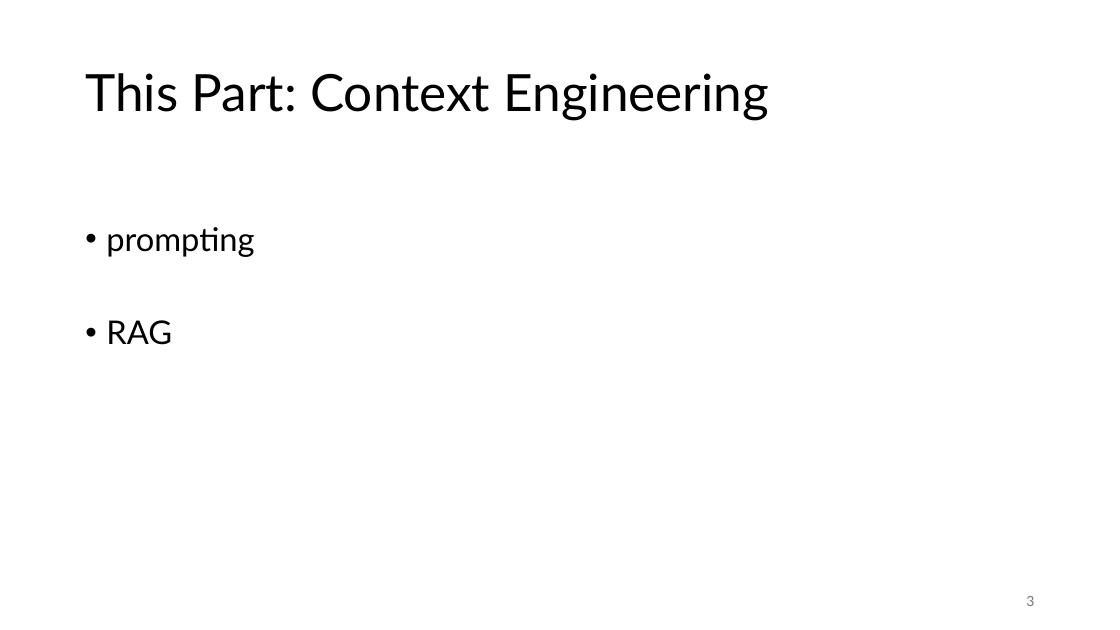
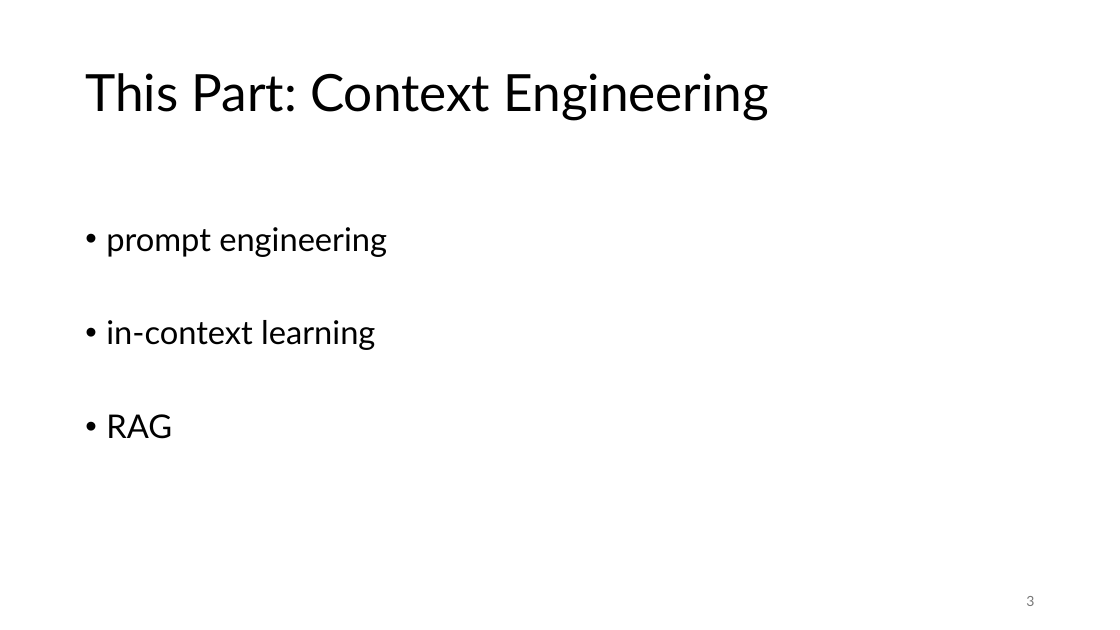
Before and after one commit to FelixWick/language_models, a slide deck: slide 3 of slides/4_context_engineering.pptx. Drawn at 1120x630 pixels with LibreOffice and Linux fonts; fonts in the diff are those of the drawing. Boxes give left, top, right and bottom in pixels: in the first picture for what was removed or moved away, otherwise in the second. Text is boxed around its words. In the diff, an @@ line names an element or a change of style, - is before the commit and + after.

```diff
--- a/slides/4_context_engineering.pptx
+++ b/slides/4_context_engineering.pptx
@@ text at (106,227,387,350): text changed @@
-• prompting
+• prompt engineering
+• in-context learning
```
Also in this commit, not shown: 1 other slide changed, 6 slides added, 1 slide removed, 5 other files.
